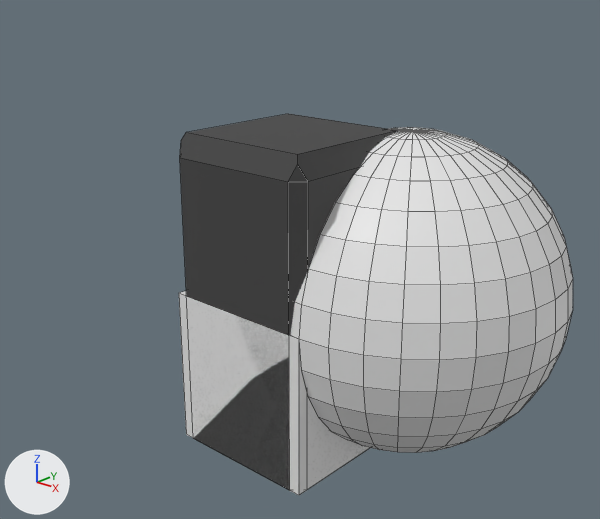
A saved change to the Blender file Assets/Models/Models/NewRendering/fixedCube.blend.
Both versions are drawn from a camera (50 mm lens) standing at (3.76, -3.05, 2.92) and looking at (0.42, 0.65, 1.15). Arrows for +X, +Y and +Z are at lower left; the lights stay in place. The older version comes first. Mesh edges are drawn as thin lines.

The scene before the commit, as lines of its bpy script (objects in view):
```python
me_cube = bpy.data.meshes.new('Cube')
me_cube.from_pydata(...)  # a box spanning x 0.0..1.0, y 0.0..1.0, z 0.0..1.0
me_cube.materials.append(mat_material)  # white #e7e7e7
me_cube_001 = bpy.data.meshes.new('Cube.001')
me_cube_001.from_pydata(...)  # 24 vertices, 17 faces; spans x 0.0..1.0, y 0.0..1.0, z 0.0..2.0
me_cube_001.materials.append(mat_material_001)  # dark grey #424242
me_sphere = bpy.data.meshes.new('Sphere')
me_sphere.from_pydata(...)  # a UV sphere (32 segments, 16 rings, poles along z) spanning x 0.0..2.0, y 0.0..2.0, z 0.0..2.0
# before: 299 (0.31, 0.31, 1.2), 300 (0.29, 0.29, 1.0), 301 (0.31, 0.31, 0.8), 314 (0.18, 0.46, 1.2), 315 (0.17, 0.44, 1.0)
# before: 316 (0.18, 0.46, 0.8), 329 (0.09, 0.62, 1.2), 330 (0.08, 0.62, 1.0), 331 (0.09, 0.62, 0.8)
ob_cube = bpy.data.objects.new('Cube', me_cube)
ob_cube.location = (0.0, 0.0, 0.0)
ob_cube_001 = bpy.data.objects.new('Cube.001', me_cube_001)
ob_cube_001.location = (0.0, 0.0, 0.0)
ob_sphere = bpy.data.objects.new('Sphere', me_sphere)
ob_sphere.location = (0.0, 0.0, 0.0)
```
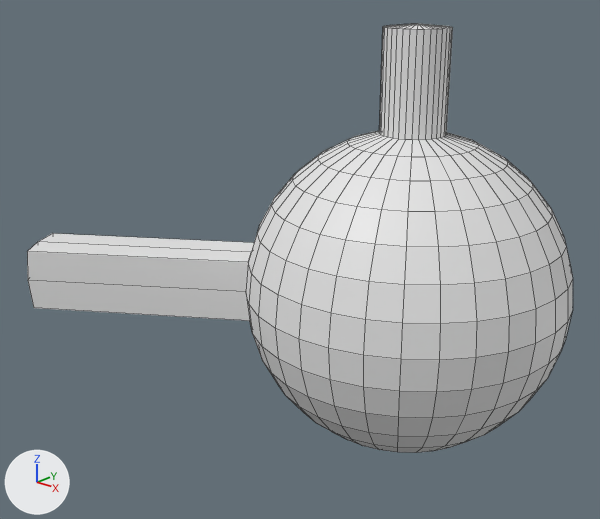
Location of each change, (x1, y1, x2, y2) in pixels of the pictures (600 x 519 px):
'Sphere', reshaped: before (291, 127, 573, 453); after (27, 23, 573, 453)
'Cube.001', hidden: before (180, 114, 398, 491)
'Cube', hidden: before (179, 291, 370, 495)
part 1 of me_sphere, built on: before (387, 127, 446, 140); after (379, 23, 453, 140)
part 2 of me_sphere, built on: after (27, 233, 254, 321)

The change in detail:
me_sphere is used by ob_sphere; location (0.0, 0.0, 0.0).
Verts and faces of me_sphere; kept vertices keep their numbers, new ones are numbered from 482.
me_sphere had 482 vertices, 512 faces and spanned x 0.0..2.0, y 0.0..2.0, z 0.0..2.0.
me_sphere now has 522 vertices, 552 faces and spans x -1.12..2.0, y -0.5..2.0, z 0.0..2.6.
Part 1, on me_sphere:
1 vertex is removed from x 1.0, y 1.0, z 2.0.
32 faces are deleted.
1 vertex is added at (1.0, 1.0, 2.6).
32 new vertices lie (0.0, 0.0, 0.6) away from vertices in x 0.8..1.2, y 0.8..1.2, z 1.98.
64 new faces join them.
Part 2, on me_sphere:
Vertices deleted: 315 (with the faces that use them).
New vertices 514, 515, 516 stand at vertices 299, 301, 330, in that order, plus (-1.2, -0.8, 0.0).
New vertices 517, 518, 519 stand at vertices 300, 329, 331, in that order, plus (-1.19, -0.79, 0.0).
New vertices 520, 521, 522 stand at vertices 514, 515, 517, in that order, plus (-0.12, 0.15, 0.0).
New faces: (314, 329, 518, 520), (329, 330, 516, 518), (316, 521, 519, 331), (299, 314, 520, 514), (514, 520, 522, 517), (515, 517, 522, 521).
New faces: (516, 522, 520, 518), (516, 519, 521, 522), (300, 517, 515, 301), (330, 331, 519, 516), (301, 515, 521, 316), (299, 514, 517, 300).
Object 'Cube' (ob_cube) is now hidden.
Object 'Cube.001' (ob_cube_001) is now hidden.
